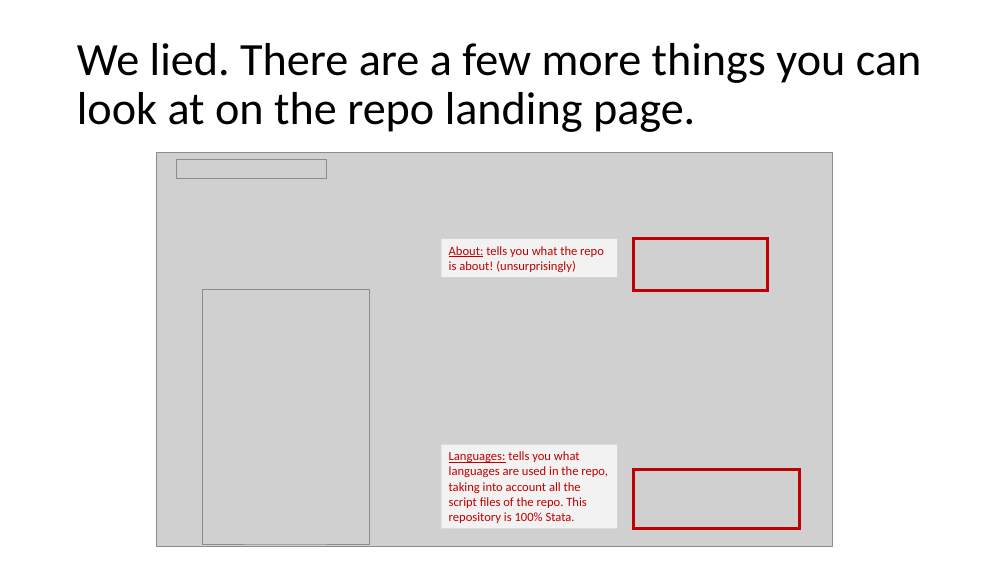
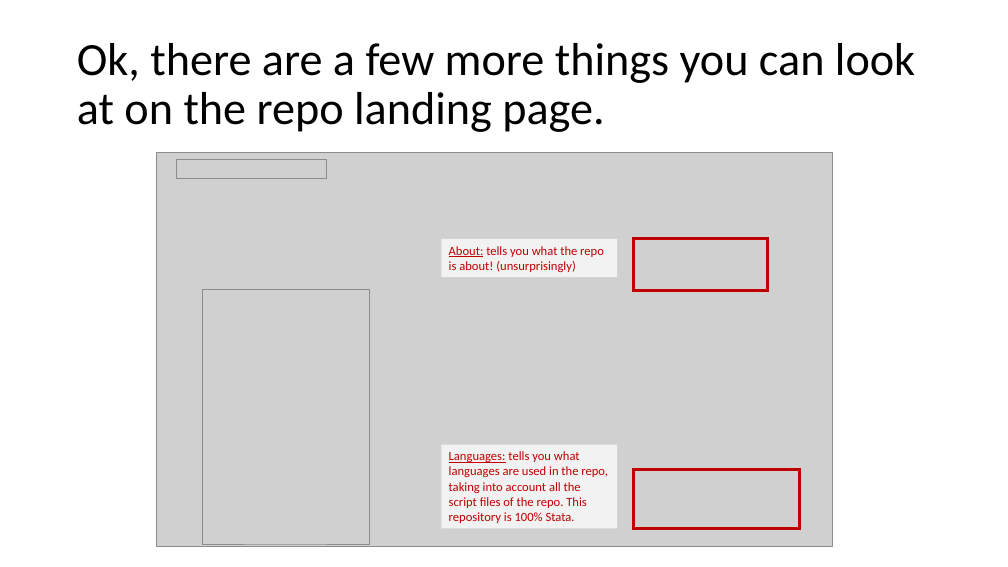
Before and after one commit to BeaLeydier/researched-pdp-toolkit, a slide deck: slide 5 of HowTo.pptx. Drawn at 1008x567 pixels with LibreOffice and Linux fonts; fonts in the diff are those of the drawing; grey boxes stand for pictures. Boxes give left, top, right and bottom in pixels: in the first picture for what was removed or moved away, otherwise in the second. Text is boxed around its words. In the diff, an @@ line names an element or a change of style, - is before the commit and + after.

```diff
--- a/HowTo.pptx
+++ b/HowTo.pptx
@@ title at [77, 43, 915, 132]: text changed @@
-We lied. There are a few more things you can look at on the repo landing page.
+Ok, there are a few more things you can look at on the repo landing page.
```
Also in this commit, not shown: 1 other slide changed, 16 other files.
